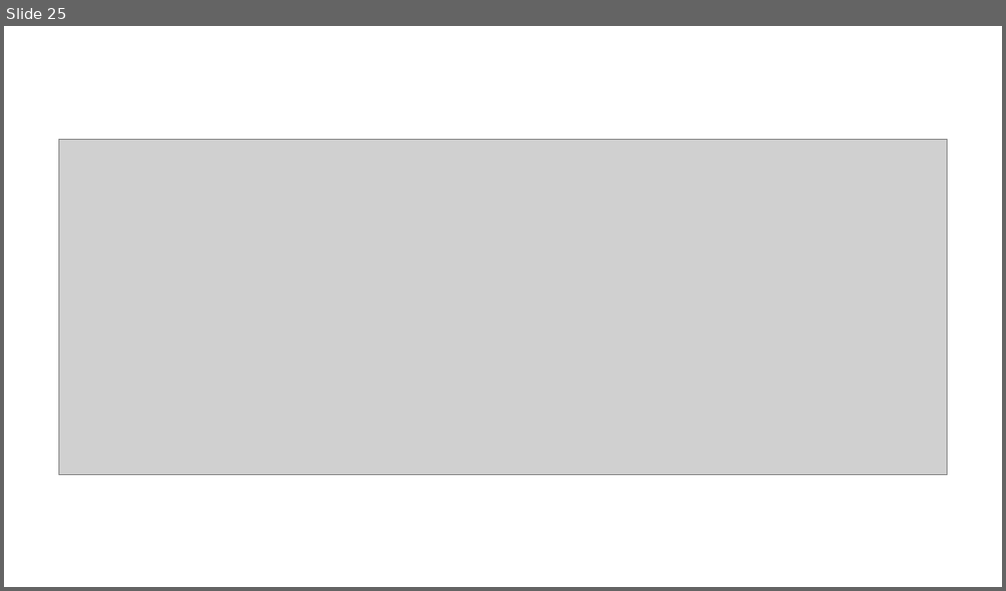
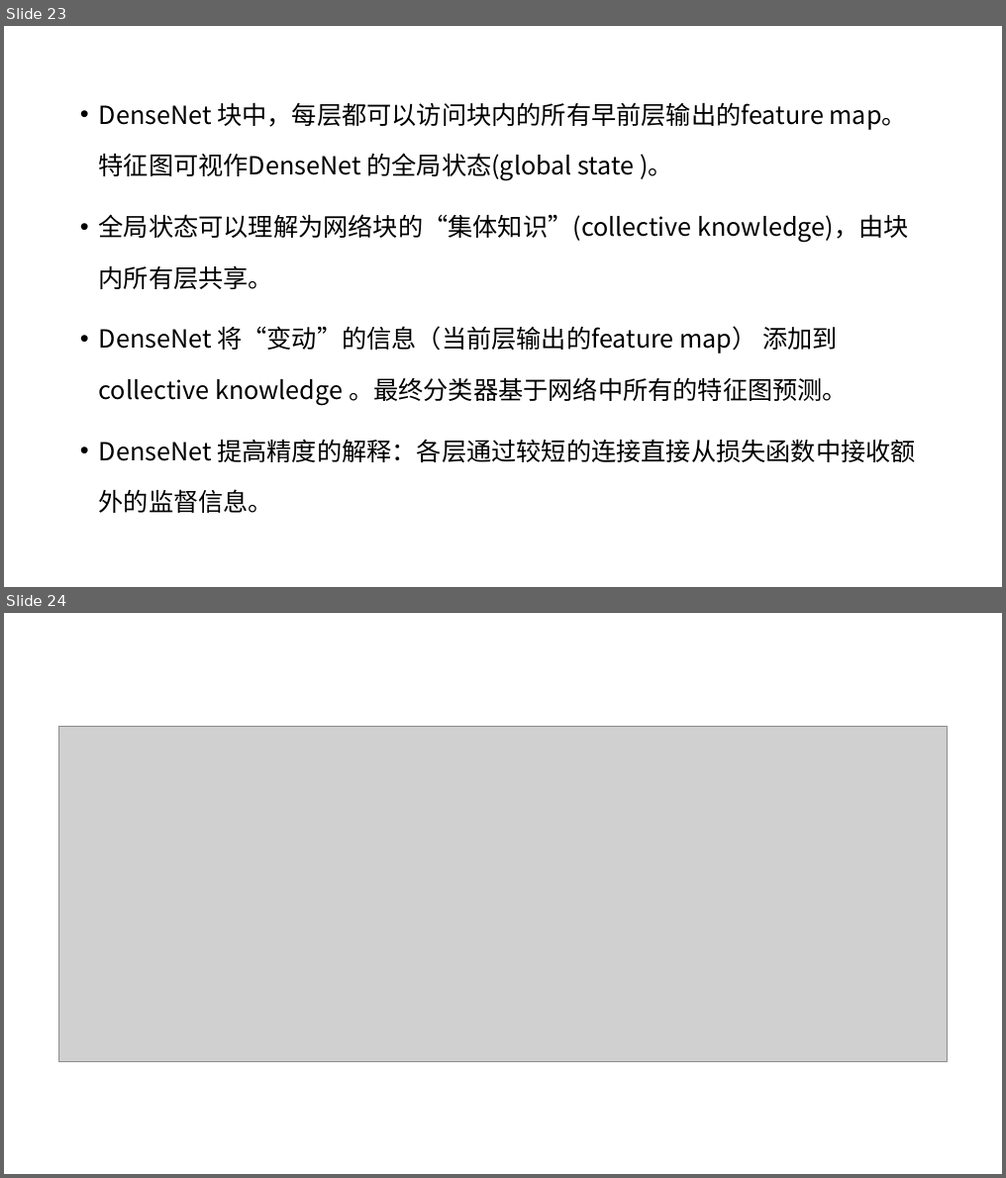
Before and after one commit to XianzhengWU/deeplearning_papernotes, a slide deck: 第二次组会_2018.10.15.pptx. Shown one above the other, each under a label of ours: slide 25 before the commit, slides 23 and 24 after it. The pictures are 1006x591 and 1006x1178 pixels, drawn with LibreOffice and Linux fonts; fonts in the diff are those of the drawing; grey boxes stand for pictures. Boxes give left, top, right and bottom in pixels: in the first picture for what was removed or moved away, otherwise in the second. Text is boxed around its words. In the diff, an @@ line names an element or a change of style, - is before the commit and + after.

```diff
--- a/第二次组会_2018.10.15.pptx
+++ b/第二次组会_2018.10.15.pptx
@@ slide 23 added at (4, 26, 1002, 587), background #FFFFFF @@
@@ text added at (99, 102, 916, 513), 24 pt, text #000000 @@
+• DenseNet 块中，每层都可以访问块内的所有早前层输出的feature map。特征图可视作DenseNet 的全局状态(global state )。
+• 全局状态可以理解为网络块的“集体知识”(collective knowledge)，由块内所有层共享。
+• DenseNet 将“变动”的信息（当前层输出的feature map） 添加到collective knowledge 。最终分类器基于网络中所有的特征图预测。
+• DenseNet 提高精度的解释：各层通过较短的连接直接从损失函数中接收额外的监督信息。
@@ what was slide 25 is now slide 24 @@
```
Also in this commit, not shown: 6 slides changed, 2 other slides added, 4 slides removed, 3 other files.
